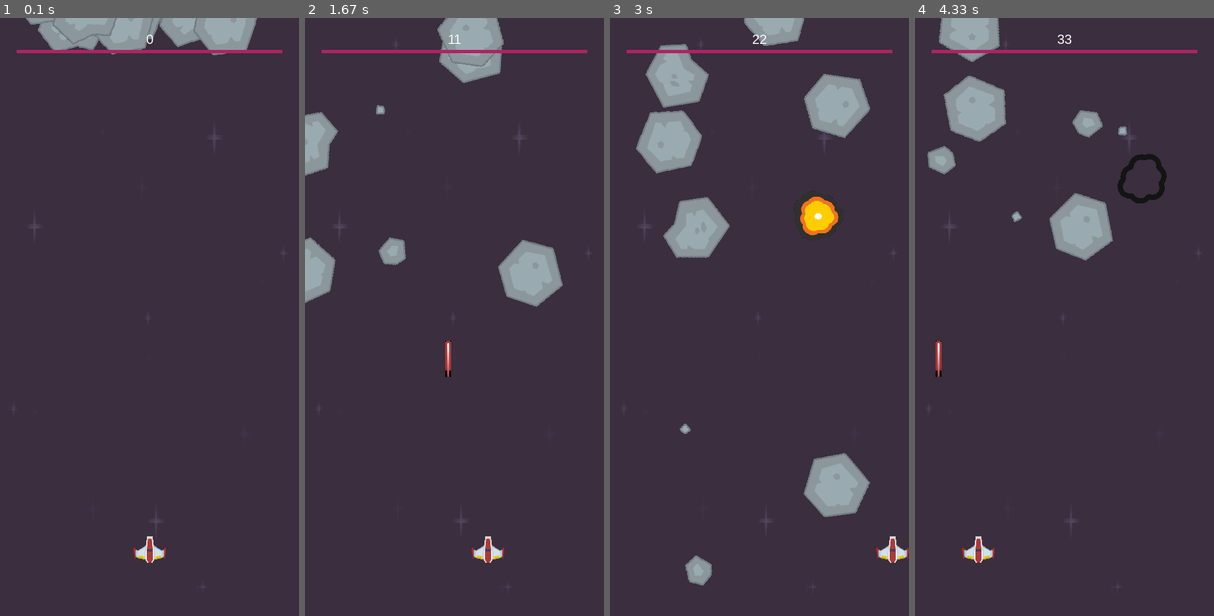
Above: before the commit, frames 1-4 (left to right).
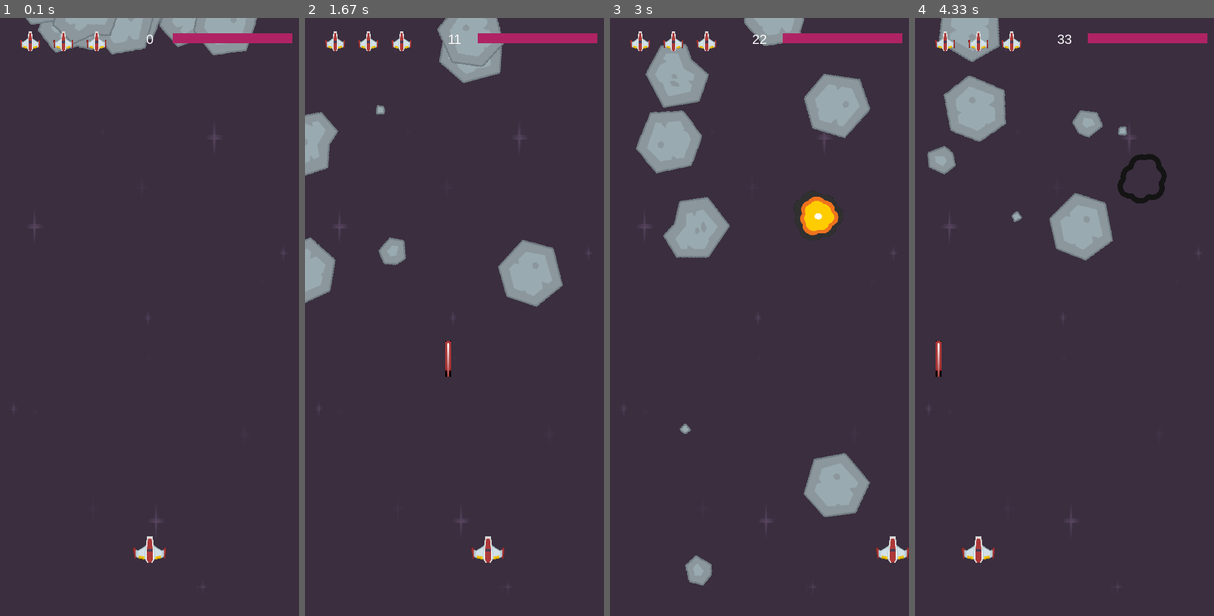
Above: after the commit, the same moments.

Repository: portfolio-AB/pygame
Game: pygame game, started from game/main.py
The game is run twice, just before and just after one commit, with the same random seed, the same clock (stepped at 60 frames per second) and the same inputs.
Inputs:
- Up to frame 1 (0.1 s): no input
- Up to frame 2 (1.67 s): tap Space at 0.33, 0.73, 1.03, 1.23, 1.53 s; hold Right 0.67-1.13 s; hold Right 1.17-1.63 s
- Up to frame 3 (3 s): hold Left 1.67-2.2 s; tap Space at 1.73, 2.03, 2.3, 2.6, 2.73 s; hold Left 2.23-2.63 s; hold Right from 2.67 s (still down)
- Up to frame 4 (4.33 s): tap Space at 3.03, 3.4, 3.7, 3.9, 4.2 s; release Right at 3.3 s; hold Left 3.33-3.8 s; hold Right 3.83-4.3 s

The runs differ from the first frame. In frame 1, 1.5% of the frame differs, in the area x 5-98%, y 2-6%; in frame 2, 1.5%; in frame 3, 1.5%; in frame 4, 1.5%.

Commit message:
health bar edit + lives display

Diff:
--- /dev/null
+++ b/game/explosion.py
@@ -0,0 +1,49 @@
+import pygame
+from os import path
+
+HEIGHT = 900
+WIDTH = 450
+BLACK = (0, 0, 0)
+
+pygame.init()
+screen = pygame.display.set_mode((WIDTH, HEIGHT))
+img_dir = path.join(path.dirname(__file__), "img")
+exp_dir = path.join(img_dir, "explosion_anim")
+
+
+class Explosion(pygame.sprite.Sprite):
+    def __init__(self, centre, size):
+        pygame.sprite.Sprite.__init__(self)
+        self.size = size
+        self.image = explosion_anim[size][0]
+        self.rect = self.image.get_rect()
+        self.rect.center = centre
+        self.frame = 0
+        self.last_update = pygame.time.get_ticks()
+        self.frame_rate = 45
+
+    def update(self):
+        now = pygame.time.get_ticks()
+        if now - self.last_update > self.frame_rate:
+            self.last_update = now
+            self.frame += 1
+            if self.frame >= len(explosion_anim[self.size]):
+                self.kill()
+            else:
+                centre = self.rect.center
+                self.image = explosion_anim[self.size][self.frame]
+                self.rect = self.image.get_rect()
+                self.rect.center = centre
+
+
+explosion_anim = {"lrg": [], "small": []}
+for i in range(9):
+    file_name = "regularExplosion0{}.png".format(i)
+    image = pygame.image.load(path.join(exp_dir, file_name)).convert()
+    image.set_colorkey(BLACK)
+    img_lrg = pygame.transform.scale(image, (75, 75))
+    explosion_anim["lrg"].append(img_lrg)
+    img_small = pygame.transform.scale(image, (30, 30))
+    explosion_anim["small"].append(img_small)
+
+image = pygame.image.load(path.join(exp_dir, file_name)).convert()
--- a/game/main.py
+++ b/game/main.py
@@ -1,19 +1,20 @@
-import random
 from os import path
-from random import randrange
-from threading import Timer
-from player import Player
-from projectile import Projectile
 
 import pygame
+from threading import Timer
+from explosion import Explosion
+from mob import Mob
+from player import Player, player_img
+from projectile import Projectile
 
 FPS = 60
 HEIGHT = 900
 WIDTH = 450
 BLACK = (0, 0, 0)
 WHITE = (250, 250, 250)
-BAR_LENGTH = 400
-BAR_HEIGHT = 5
+BAR_LENGTH = 180
+BAR_HEIGHT = 15
+LIFE_SIDES = 20
 score = 0
 
 pygame.init()
@@ -23,7 +24,6 @@
 
 img_dir = path.join(path.dirname(__file__), "img")
 snd_dir = path.join(path.dirname(__file__), "snd")
-exp_dir = path.join(img_dir, "explosion_anim")
 
 
 def shoot(pl):
@@ -35,78 +35,6 @@
         projectiles.add(projectile)
         sprites.add(projectile)
         shoot_snd.play()
-
-
-class Mob(pygame.sprite.Sprite):
-    def __init__(self):
-        pygame.sprite.Sprite.__init__(self)
-        self.random_size = random.choice(asteroids)
-        self.img_orig = random.choice(self.random_size)
-        self.img_orig.set_colorkey(BLACK)
-        self.image = pygame.Surface((20, 20))
-        self.image = self.img_orig.copy()
-        self.image.set_colorkey(BLACK)
-        self.rect = self.image.get_rect()
-        self.radius = int(0.9 * self.rect.width / 2)
-        self.rect.x = randrange(WIDTH - self.rect.width)
-        self.rect.y = randrange(-100, -30)
-        if self.random_size == meteor_images_l:
-            self.speed_y = randrange(1, 3)
-            self.speed_x = randrange(-1, 1)
-        else:
-            self.speed_y = randrange(2, 5)
-            self.speed_x = randrange(-1, 1)
-        self.rot = 0
-        self.rot_speed = randrange(-5, 5)
-        self.last_update = pygame.time.get_ticks()
-
-    def update(self):
-        self.rect.y += self.speed_y
-        self.rect.x += self.speed_x
-
-        if self.rect.top > HEIGHT or self.rect.left > WIDTH or self.rect.right < 0:
-            self.rect.x = randrange(WIDTH - self.rect.width)
-            self.rect.y = randrange(-100, -30)
-            self.speed_y = randrange(1, 5)
-            self.speed_x = randrange(-1, 1)
-
-        self.rotate()
-
-    def rotate(self):
-        now = pygame.time.get_ticks()
-        if now - self.last_update > 40:
-            self.last_update = now
-            self.rot = (self.rot + self.rot_speed) % 360
-            new_image = pygame.transform.rotate(self.img_orig, self.rot)
-            old_centre = self.rect.center
-            self.image = new_image
-            self.rect = self.image.get_rect()
-            self.rect.center = old_centre
-
-
-class Explosion(pygame.sprite.Sprite):
-    def __init__(self, centre, size):
-        pygame.sprite.Sprite.__init__(self)
-        self.size = size
-        self.image = explosion_anim[size][0]
-        self.rect = self.image.get_rect()
-        self.rect.center = centre
-        self.frame = 0
-        self.last_update = pygame.time.get_ticks()
-        self.frame_rate = 45
-
-    def update(self):
-        now = pygame.time.get_ticks()
-        if now - self.last_update > self.frame_rate:
-            self.last_update = now
-            self.frame += 1
-            if self.frame >= len(explosion_anim[self.size]):
-                self.kill()
-            else:
-                centre = self.rect.center
-                self.image = explosion_anim[self.size][self.frame]
-                self.rect = self.image.get_rect()
-                self.rect.center = centre
 
 
 font_name = pygame.font.match_font("arial")
@@ -145,24 +73,20 @@
     pygame.draw.rect(surf, (175, 35, 100), fill_rect)
 
 
+def draw_lives(surf, x, y, lives, img):
+    for i in range(lives):
+        life = img.get_rect()
+        life.y = y
+        life.x = x + i * 50
+        surf.blit(img, life)
+
+
 bg = pygame.image.load(path.join(img_dir, "darkPurple.png")).convert()
 bg = pygame.transform.scale(bg, (WIDTH, HEIGHT))
 bg_rect = bg.get_rect()
 
-meteor_images_l = []
-meteor_images_ms = []
-meteor_list_l = ["meteorGrey_big1.png", "meteorGrey_big4.png"]
-meteor_list_ms = ["meteorGrey_small1.png", "meteorGrey_med2.png", "meteorGrey_med2.png", "meteorGrey_tiny2.png"]
-asteroids = [meteor_images_l, meteor_images_ms]
-
-for i in meteor_list_l:
-    meteor_images_l.append(pygame.image.load(path.join(img_dir, i)).convert())
-for i in meteor_list_ms:
-    meteor_images_ms.append(pygame.image.load(path.join(img_dir, i)).convert())
-
-player_img = pygame.image.load(path.join(img_dir, "playerShip1_red.png")).convert()
-mob_img = pygame.image.load(path.join(img_dir, "meteorGrey_small1.png")).convert()
-projectile_img = pygame.image.load(path.join(img_dir, "laserRed01.png")).convert()
+lives_img = pygame.transform.scale(player_img, (30, 30))
+lives_img.set_colorkey(BLACK)
 
 shoot_snd = pygame.mixer.Sound(path.join(snd_dir, "lazer.wav"))
 big_target_snd = pygame.mixer.Sound(path.join(snd_dir, "target hit big.wav"))
@@ -177,16 +101,6 @@
 projectiles = pygame.sprite.Group()
 player = Player()
 sprites.add(player)
-
-explosion_anim = {"lrg": [], "small": []}
-for i in range(9):
-    file_name = "regularExplosion0{}.png".format(i)
-    image = pygame.image.load(path.join(exp_dir, file_name)).convert()
-    image.set_colorkey(BLACK)
-    img_lrg = pygame.transform.scale(image, (75, 75))
-    explosion_anim["lrg"].append(img_lrg)
-    img_small = pygame.transform.scale(image, (30, 30))
-    explosion_anim["small"].append(img_small)
 
 for _ in range(8):
     new_mob()
@@ -218,9 +132,11 @@
         if player.sheild_health <= 0:
             explosion = Explosion(player.rect.center, "lrg")
             sprites.add(explosion)
-            player.kill()
-
-            t = Timer(1, stop_game)
+            player.hide()
+            player.lives -= 1
+            player.sheild_health = 100
+        if player.lives == 0:
+            t = Timer(0.90, stop_game)
             t.start()
 
         new_mob()
@@ -247,7 +163,8 @@
 
     sprites.draw(screen)
     draw_text(screen, str(score), 20, WIDTH // 2, 20)
-    draw_shield_bar(screen, WIDTH // 2, 50, player.sheild_health)
+    draw_shield_bar(screen, WIDTH - 100, 30, player.sheild_health)
+    draw_lives(screen, 30, 20, player.lives, lives_img)
     pygame.display.flip()
 
 pygame.quit()
--- /dev/null
+++ b/game/mob.py
@@ -0,0 +1,71 @@
+import pygame
+from os import path
+import random
+from random import randrange
+
+HEIGHT = 900
+WIDTH = 450
+BLACK = (0, 0, 0)
+
+pygame.init()
+screen = pygame.display.set_mode((WIDTH, HEIGHT))
+
+img_dir = path.join(path.dirname(__file__), "img")
+
+meteor_images_l = []
+meteor_images_ms = []
+meteor_list_l = ["meteorGrey_big1.png", "meteorGrey_big4.png"]
+meteor_list_ms = ["meteorGrey_small1.png", "meteorGrey_med2.png", "meteorGrey_med2.png", "meteorGrey_tiny2.png"]
+asteroids = [meteor_images_l, meteor_images_ms]
+
+for i in meteor_list_l:
+    meteor_images_l.append(pygame.image.load(path.join(img_dir, i)).convert())
+for i in meteor_list_ms:
+    meteor_images_ms.append(pygame.image.load(path.join(img_dir, i)).convert())
+
+
+class Mob(pygame.sprite.Sprite):
+    def __init__(self):
+        pygame.sprite.Sprite.__init__(self)
+        self.random_size = random.choice(asteroids)
+        self.img_orig = random.choice(self.random_size)
+        self.img_orig.set_colorkey(BLACK)
+        self.image = pygame.Surface((20, 20))
+        self.image = self.img_orig.copy()
+        self.image.set_colorkey(BLACK)
+        self.rect = self.image.get_rect()
+        self.radius = int(0.9 * self.rect.width / 2)
+        self.rect.x = randrange(WIDTH - self.rect.width)
+        self.rect.y = randrange(-100, -30)
+        if self.random_size == meteor_images_l:
+            self.speed_y = randrange(1, 3)
+            self.speed_x = randrange(-1, 1)
+        else:
+            self.speed_y = randrange(2, 5)
+            self.speed_x = randrange(-1, 1)
+        self.rot = 0
+        self.rot_speed = randrange(-5, 5)
+        self.last_update = pygame.time.get_ticks()
+
+    def update(self):
+        self.rect.y += self.speed_y
+        self.rect.x += self.speed_x
+
+        if self.rect.top > HEIGHT or self.rect.left > WIDTH or self.rect.right < 0:
+            self.rect.x = randrange(WIDTH - self.rect.width)
+            self.rect.y = randrange(-100, -30)
+            self.speed_y = randrange(1, 5)
+            self.speed_x = randrange(-1, 1)
+
+        self.rotate()
+
+    def rotate(self):
+        now = pygame.time.get_ticks()
+        if now - self.last_update > 40:
+            self.last_update = now
+            self.rot = (self.rot + self.rot_speed) % 360
+            new_image = pygame.transform.rotate(self.img_orig, self.rot)
+            old_centre = self.rect.center
+            self.image = new_image
+            self.rect = self.image.get_rect()
+            self.rect.center = old_centre
--- a/game/player.py
+++ b/game/player.py
@@ -24,17 +24,27 @@
         self.rot = 0
         self.sheild_health = 100
         self.shoot_delay = 250
+        self.hidden = False
+        self.hide_timer = pygame.time.get_ticks()
+        self.lives = 3
         self.last_shot = pygame.time.get_ticks()
 
+    def hide(self):
+        self.hidden = True
+        self.hide_timer = pygame.time.get_ticks()
+        self.rect.center = (WIDTH // 2, HEIGHT + 200)
+
     def update(self):
+        if self.hidden and pygame.time.get_ticks() - self.hide_timer >= 1000:
+            self.hidden = False
+            self.rect.center = (WIDTH // 2, HEIGHT - 100)
+
         self.speed_x = 0
         key_state = pygame.key.get_pressed()
         if key_state[pygame.K_LEFT]:
             self.speed_x = -10
         if key_state[pygame.K_RIGHT]:
             self.speed_x = 10
-        # if key_state[pygame.K_SPACE]:
-        #     shoot()
 
         self.rect.x += self.speed_x
         if self.rect.right < 0:
